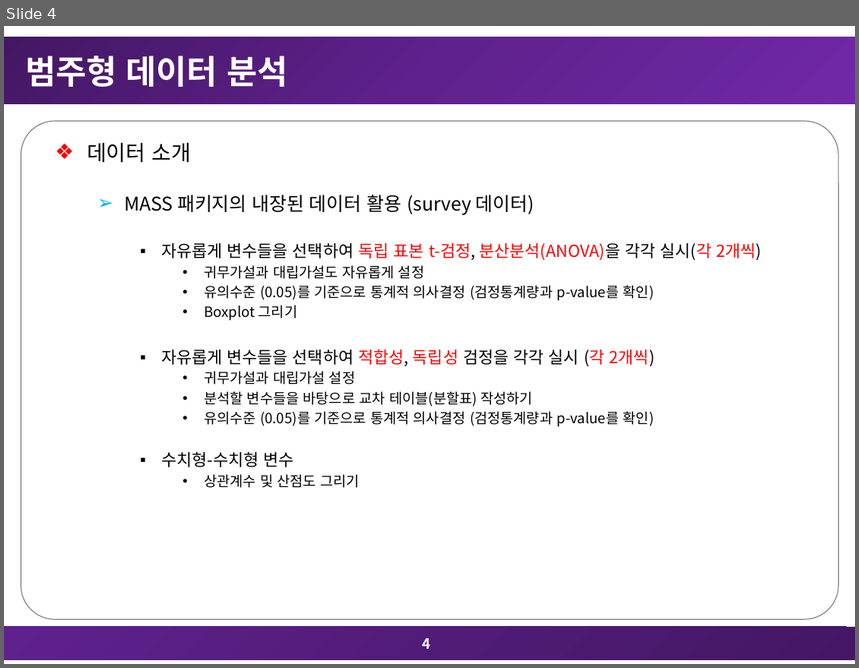
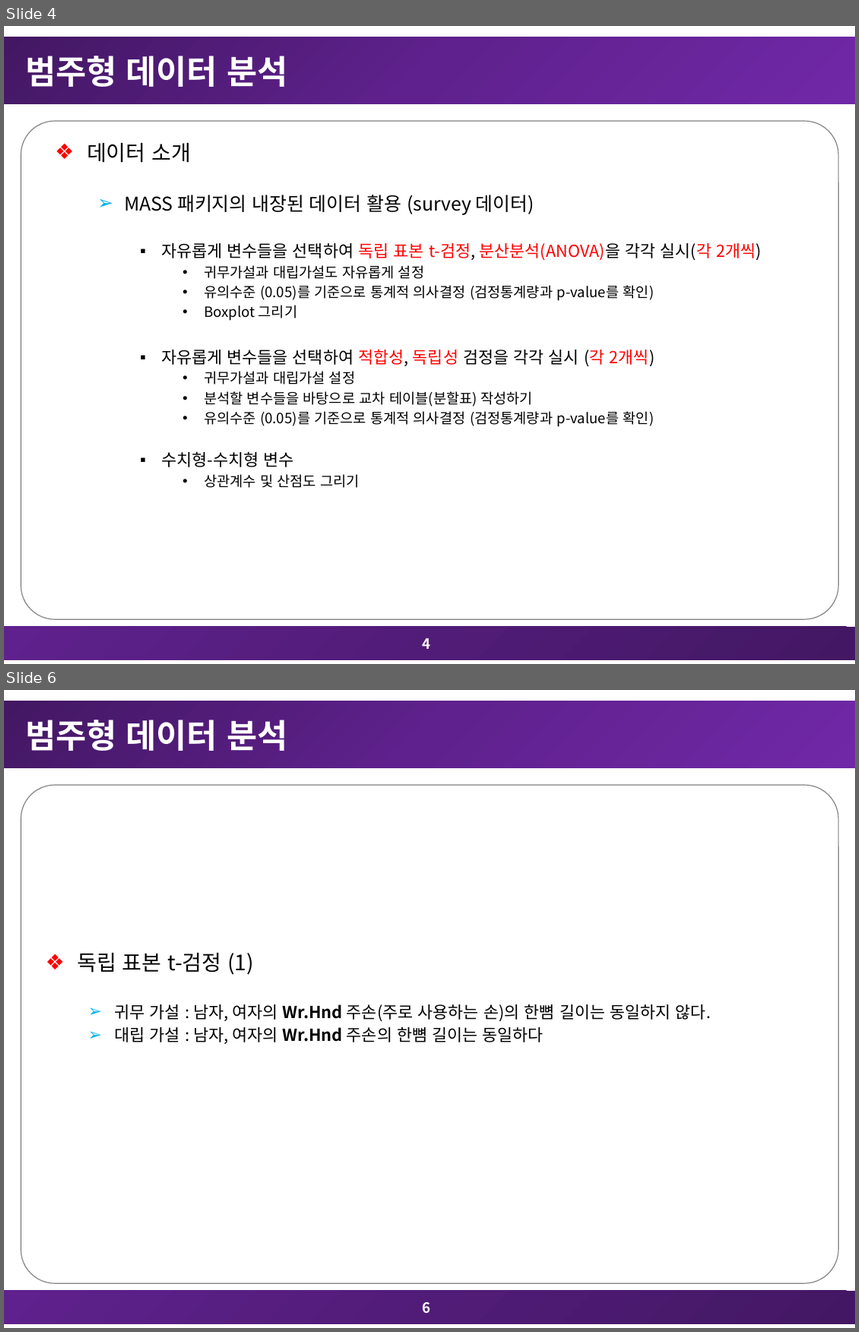
Before and after one commit to TaegyuHan/SCH_Multivariate_Analysis, a slide deck: 과제/8차_다변량분석_과제_20171483_한태규.pptx. Shown one above the other, each under a label of ours: slide 4 before the commit, slides 4 and 6 after it; the slides between them are not shown. The pictures are 859x668 and 859x1332 pixels, drawn with LibreOffice and Linux fonts; fonts in the diff are those of the drawing. Boxes give left, top, right and bottom in pixels: in the first picture for what was removed or moved away, otherwise in the second. Text is boxed around its words. In the diff, an @@ line names an element or a change of style, - is before the commit and + after.

```diff
--- a/과제/8차_다변량분석_과제_20171483_한태규.pptx
+++ b/과제/8차_다변량분석_과제_20171483_한태규.pptx
@@ slide 6 added at [4, 690, 855, 1328], background #FFFFFF; not listed: 3 template elements that a slide beside it also shows @@
@@ title added at [26, 720, 287, 751], 28 pt, text #FFFFFF, bold @@
+범주형 데이터 분석
@@ text added at [78, 953, 712, 1044], 14 pt, text #000000 @@
+  ❖ 독립 표본 t-검정 (1)
+  ➢ 귀무 가설 : 남자, 여자의 Wr.Hnd 주손(주로 사용하는 손)의 한뼘 길이는 동일하지 않다.
+  ➢ 대립 가설 : 남자, 여자의 Wr.Hnd 주손의 한뼘 길이는 동일하다
@@ page number added at [422, 1303, 430, 1313], 12 pt, text #FFFFFF, bold @@
+6
```
Also in this commit, not shown: 28 other slides added, 5 other files.
